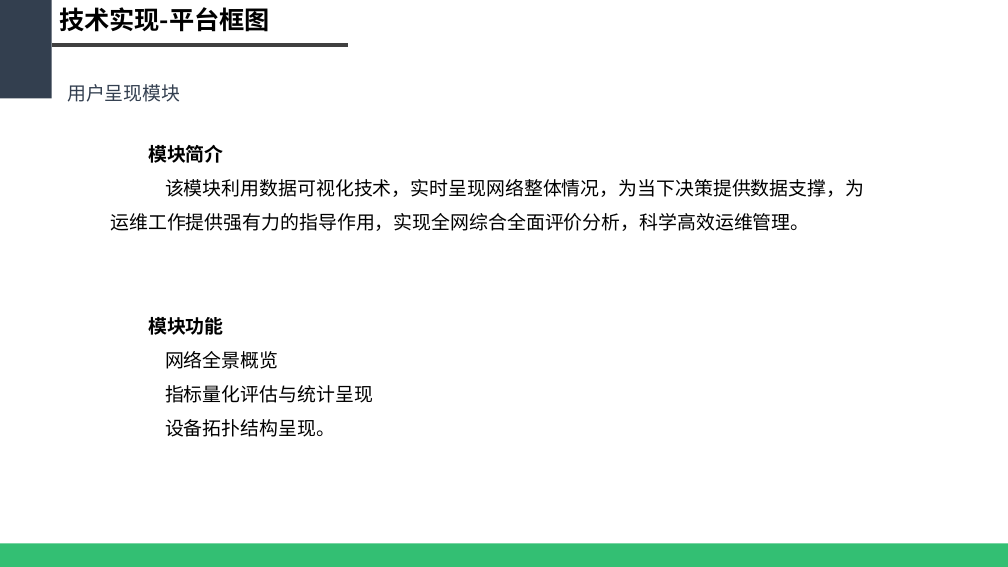
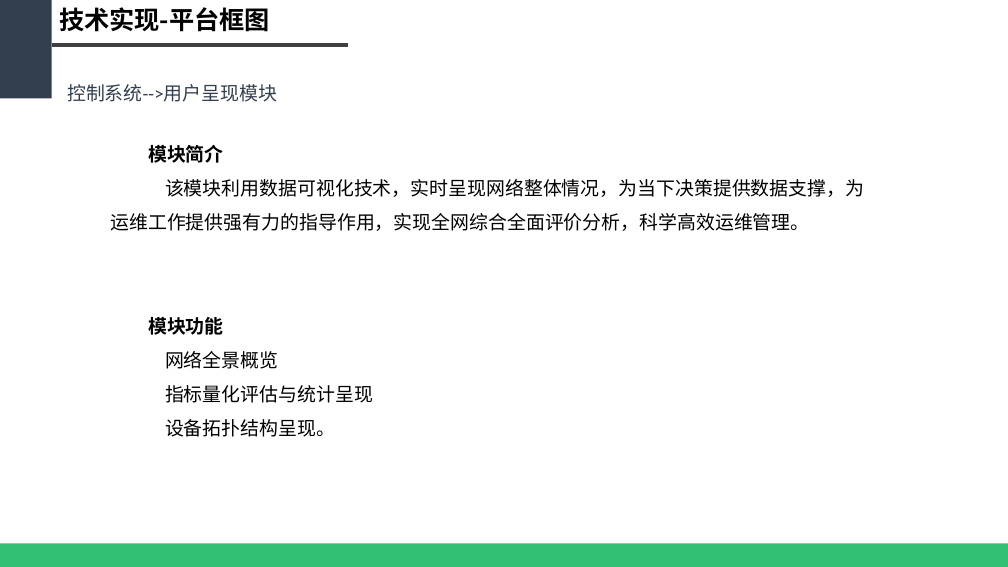
Before and after one commit to WeakX/ZHCM, a slide deck: slide 28 of PPT/(2018.01.16)基于大数据的智慧网络运维平台.pptx (slide 27 before the commit). Drawn at 1008x567 pixels with LibreOffice and Linux fonts; fonts in the diff are those of the drawing. Boxes give left, top, right and bottom in pixels: in the first picture for what was removed or moved away, otherwise in the second. Text is boxed around its words. In the diff, an @@ line names an element or a change of style, - is before the commit and + after.

```diff
--- a/PPT/(2018.01.16)基于大数据的智慧网络运维平台.pptx
+++ b/PPT/(2018.01.16)基于大数据的智慧网络运维平台.pptx
@@ text at <box>67,84,277,102</box>: text changed @@
-用户呈现模块
+控制系统-->用户呈现模块
```
Also in this commit, not shown: 12 other slides changed, 1 slide added, 4 other files.
